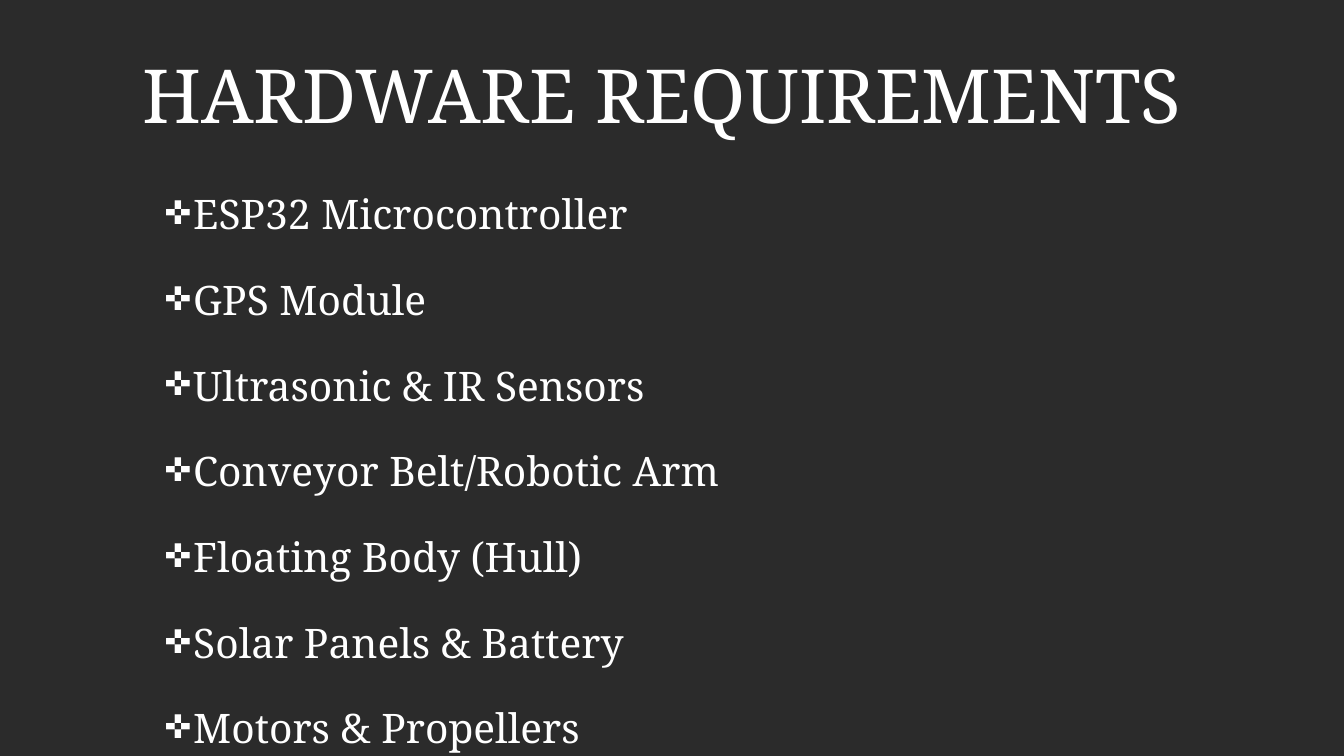
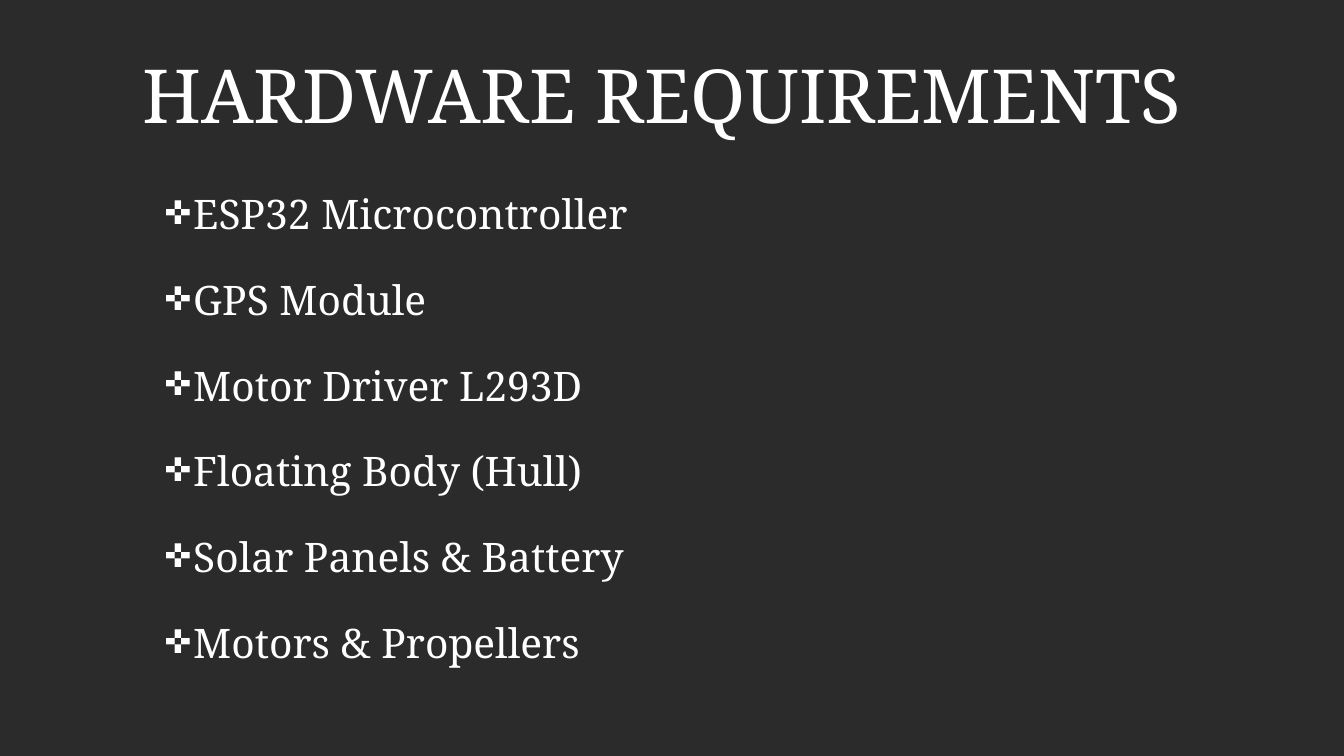
Before and after one commit to partha235/sea_plastic, a slide deck: slide 11 of zeroth_review.odp. Drawn at 1344x756 pixels with LibreOffice and Linux fonts; fonts in the diff are those of the drawing; background and template pictures are left out; a plain dark background stands for a picture behind light text. Boxes give left, top, right and bottom in pixels: in the first picture for what was removed or moved away, otherwise in the second. Text is boxed around its words. In the diff, an @@ line names an element or a change of style, - is before the commit and + after.

```diff
--- a/zeroth_review.odp
+++ b/zeroth_review.odp
@@ text at [193, 370, 582, 402]: text changed @@
-✜ Ultrasonic & IR Sensors
-✜ Conveyor Belt/Robotic Arm
+✜ Motor Driver L293D
```
Also in this commit, not shown: 6 other slides changed, 1 slide added, 1 slide removed, 7 other files.
